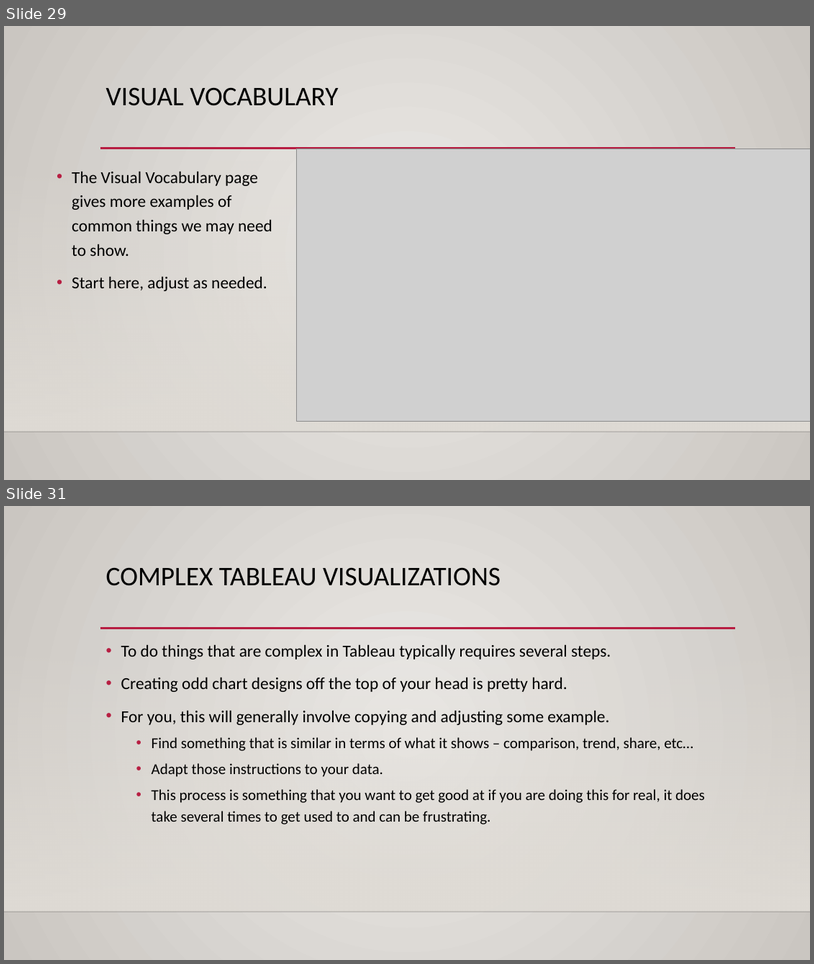
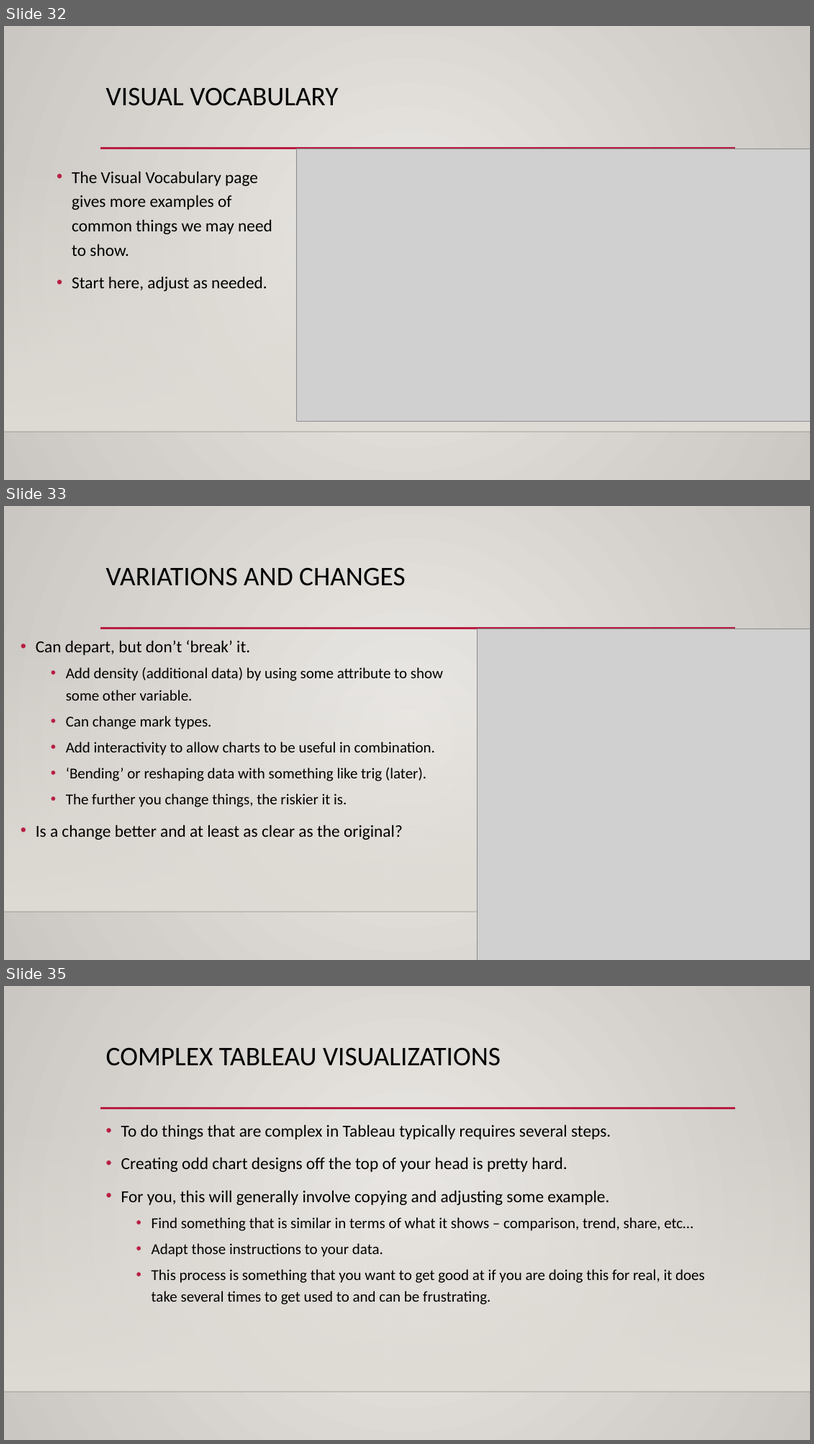
Before and after one commit to AkeemSemper/ml_datasets, a slide deck: slides/chapter_5.pptx. Shown one above the other, each under a label of ours: slides 29 and 31 before the commit, slides 32, 33 and 35 after it; the slides between them are not shown. The pictures are 814x964 and 814x1444 pixels, drawn with LibreOffice and Linux fonts; fonts in the diff are those of the drawing; grey boxes stand for pictures; background and template pictures are left out. Boxes give left, top, right and bottom in pixels: in the first picture for what was removed or moved away, otherwise in the second. Text is boxed around its words. In the diff, an @@ line names an element or a change of style, - is before the commit and + after.

```diff
--- a/slides/chapter_5.pptx
+++ b/slides/chapter_5.pptx
@@ slide 33 added at [4, 506, 810, 960], background gradient #ECEAE7 to #CAC7C1; not listed: 3 template elements that a slide beside it also shows @@
@@ title added at [106, 567, 405, 586], 32 pt, text #000000 @@
+VARIATIONS AND CHANGES
@@ picture added at [477, 629, 810, 960] @@
@@ text added at [36, 640, 443, 839], 18 pt, text #000000 @@
+• Can depart, but don’t ‘break’ it.
+  • Add density (additional data) by using some attribute to show some other variable.
+  • Can change mark types.
+  • Add interactivity to allow charts to be useful in combination.
+  • ‘Bending’ or reshaping data with something like trig (later).
+  • The further you change things, the riskier it is.
+• Is a change better and at least as clear as the original?
@@ what was slide 29 is now slide 32 @@
@@ what was slide 31 is now slide 35 @@
```
Also in this commit, not shown: 3 slides changed, 3 other slides added.
